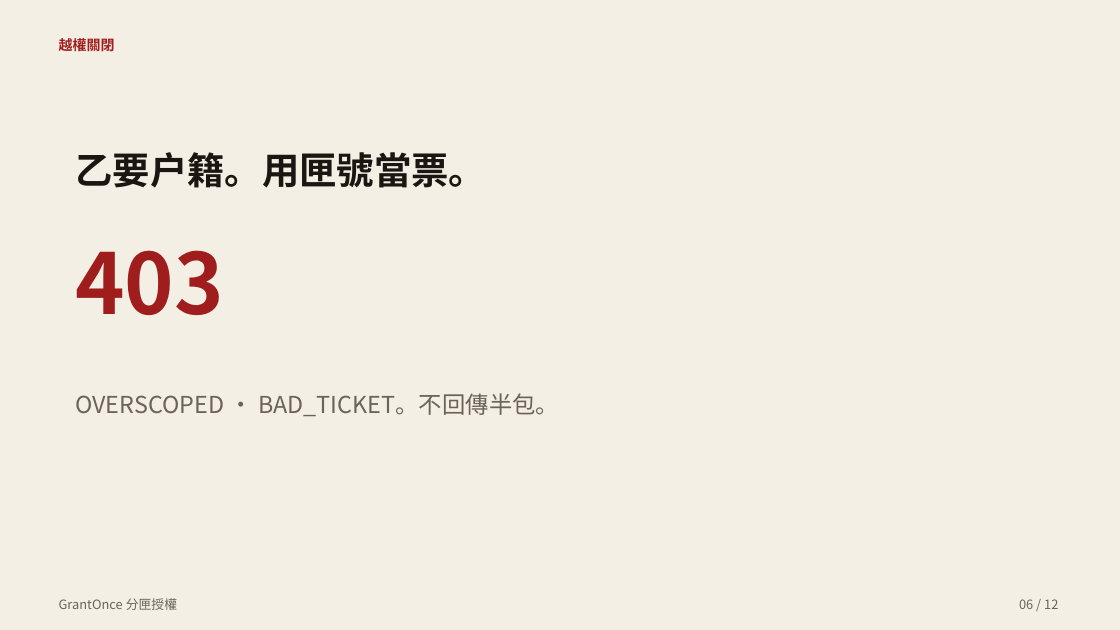
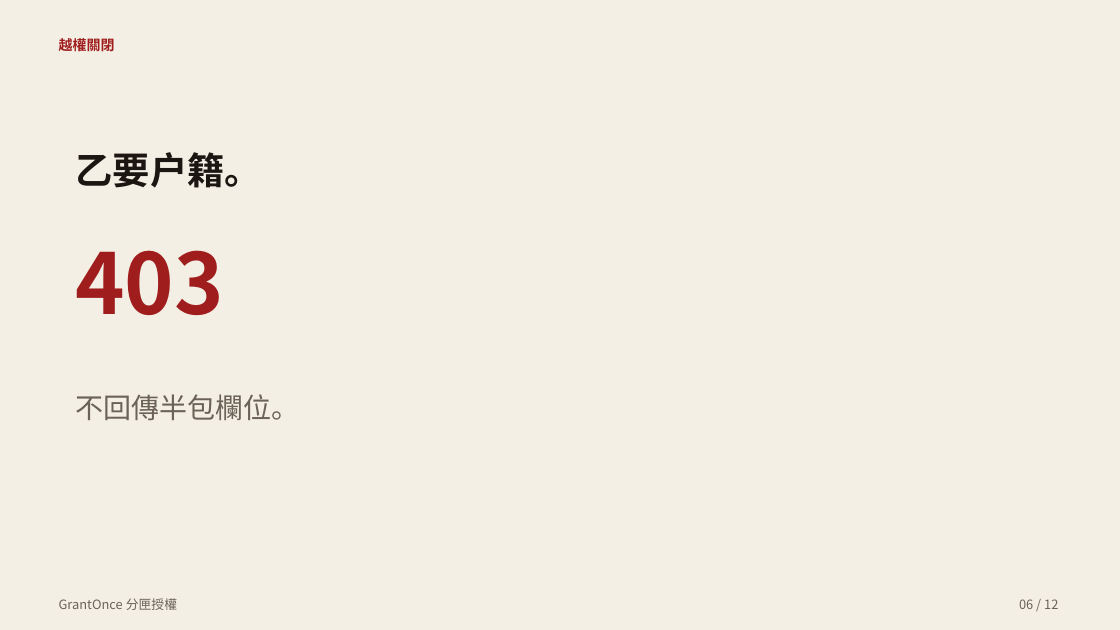
Before and after one commit to do0x0ob/GrantOnce, a slide deck: slide 6 of pitch/GrantOnce.pptx. Drawn at 1120x630 pixels with LibreOffice and Linux fonts; fonts in the diff are those of the drawing. Boxes give left, top, right and bottom in pixels: in the first picture for what was removed or moved away, otherwise in the second. Text is boxed around its words. In the diff, an @@ line names an element or a change of style, - is before the commit and + after.

```diff
--- a/pitch/GrantOnce.pptx
+++ b/pitch/GrantOnce.pptx
@@ text at (x1=75, y1=152, x2=262, y2=188): text changed @@
-乙要戶籍。用匣號當票。
+乙要戶籍。
@@ text at (x1=75, y1=394, x2=299, y2=420): text changed; size 20 to 24 pt @@
-OVERSCOPED · BAD_TICKET。不回傳半包。
+不回傳半包欄位。
```
Also in this commit, not shown: 3 other slides changed, 12 other files.
